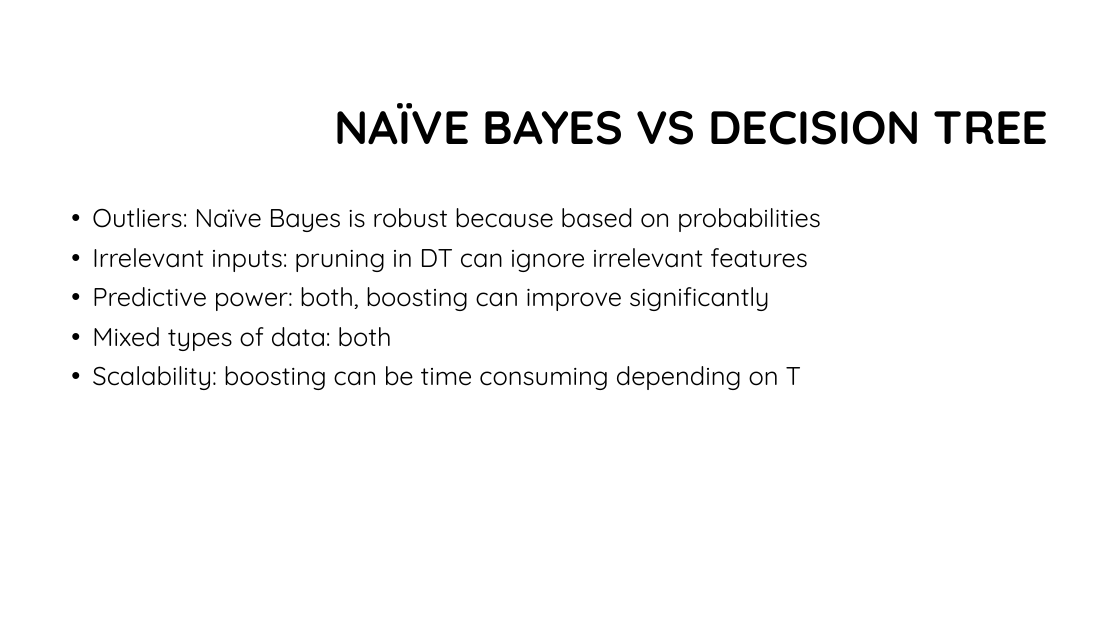
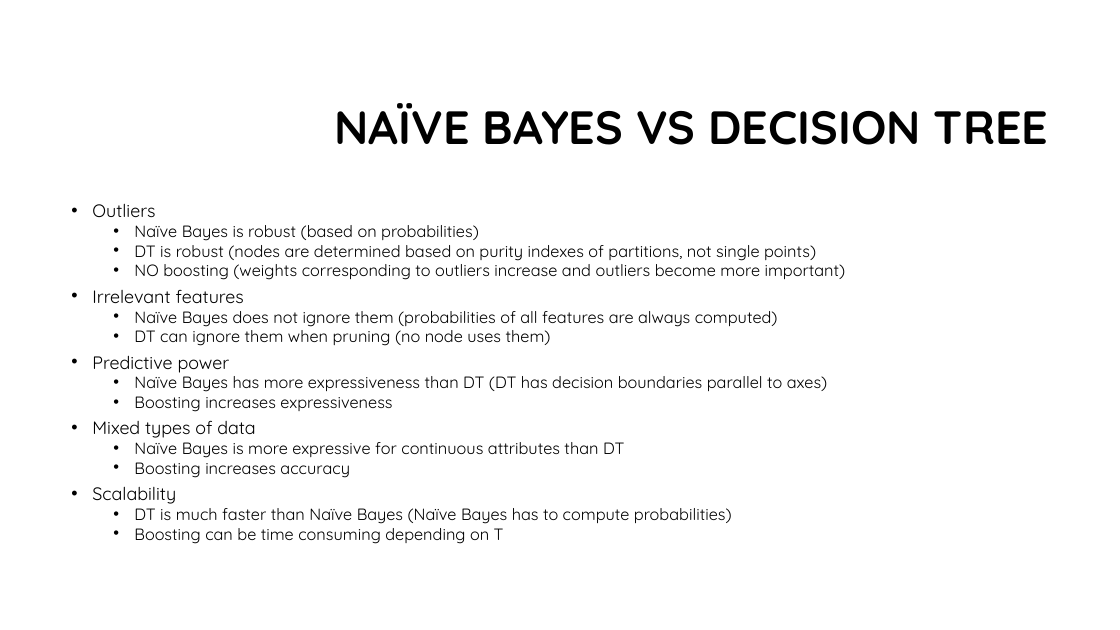
Before and after one commit to franco-ruggeri/ML, a slide deck: slide 11 of Lab 3/Lab 3 - presentation.pptx. Drawn at 1120x630 pixels with LibreOffice and Linux fonts; fonts in the diff are those of the drawing; background and template pictures are left out. Boxes give left, top, right and bottom in pixels: in the first picture for what was removed or moved away, otherwise in the second. Text is boxed around its words. In the diff, an @@ line names an element or a change of style, - is before the commit and + after.

```diff
--- a/Lab 3/Lab 3 - presentation.pptx
+++ b/Lab 3/Lab 3 - presentation.pptx
@@ text at (92, 204, 846, 544): text changed; size 22 to 14 pt @@
-• Outliers: Naïve Bayes is robust because based on probabilities
-• Irrelevant inputs: pruning in DT can ignore irrelevant features
-• Predictive power: both, boosting can improve significantly
-• Mixed types of data: both
-• Scalability: boosting can be time consuming depending on T
+• Outliers
+  • Naïve Bayes is robust (based on probabilities)
+  • DT is robust (nodes are determined based on purity indexes of partitions, not single points)
+  • NO boosting (weights corresponding to outliers increase and outliers become more important)
+• Irrelevant features
+  • Naïve Bayes does not ignore them (probabilities of all features are always computed)
+  • DT can ignore them when pruning (no node uses them)
+• Predictive power
+  • Naïve Bayes has more expressiveness than DT (DT has decision boundaries parallel to axes)
+  • Boosting increases expressiveness
+• Mixed types of data
+  • Naïve Bayes is more expressive for continuous attributes than DT
+  • Boosting increases accuracy
+• Scalability
+  • DT is much faster than Naïve Bayes (Naïve Bayes has to compute probabilities)
+  • Boosting can be time consuming depending on T
```
Also in this commit, not shown: 1 other slide changed.
